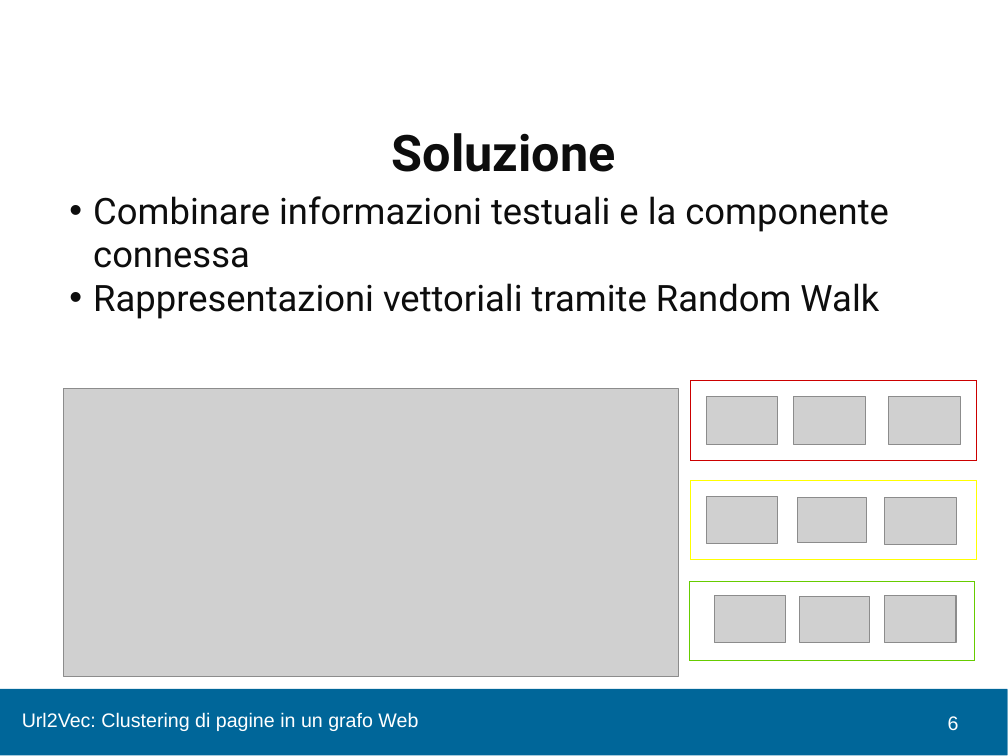
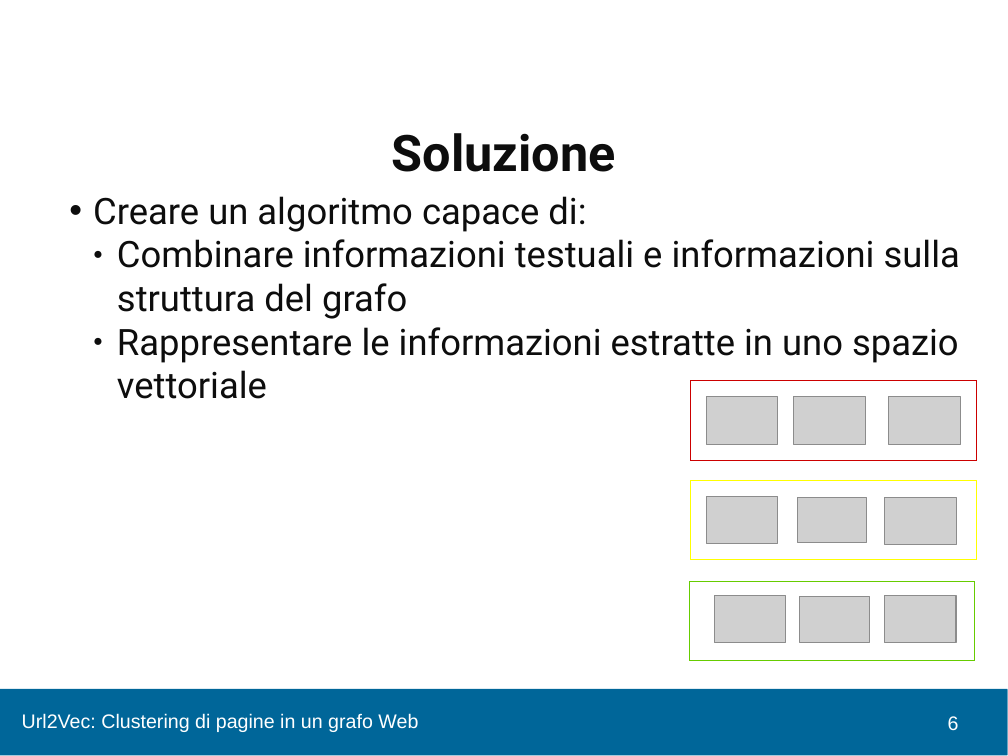
Before and after one commit to chrisPiemonte/Bachelors-Thesis, a slide deck: slide 6 of Slide/Presentaz.pptx. Drawn at 1008x756 pixels with LibreOffice and Linux fonts; fonts in the diff are those of the drawing; grey boxes stand for pictures; background and template pictures are left out. Boxes give left, top, right and bottom in pixels: in the first picture for what was removed or moved away, otherwise in the second. Text is boxed around its words. In the diff, an @@ line names an element or a change of style, - is before the commit and + after.

```diff
--- a/Slide/Presentaz.pptx
+++ b/Slide/Presentaz.pptx
@@ text at bbox=[93, 196, 960, 363]: text changed @@
-• Combinare informazioni testuali e la componente connessa
-• Rappresentazioni vettoriali tramite Random Walk
+• Creare un algoritmo capace di:
+  ● Combinare informazioni testuali e informazioni sulla struttura del grafo
+  ● Rappresentare le informazioni estratte in uno spazio vettoriale
@@ picture removed at bbox=[64, 389, 678, 676] @@
```
Also in this commit, not shown: 17 other slides changed, 6 slides added, 6 slides removed.
